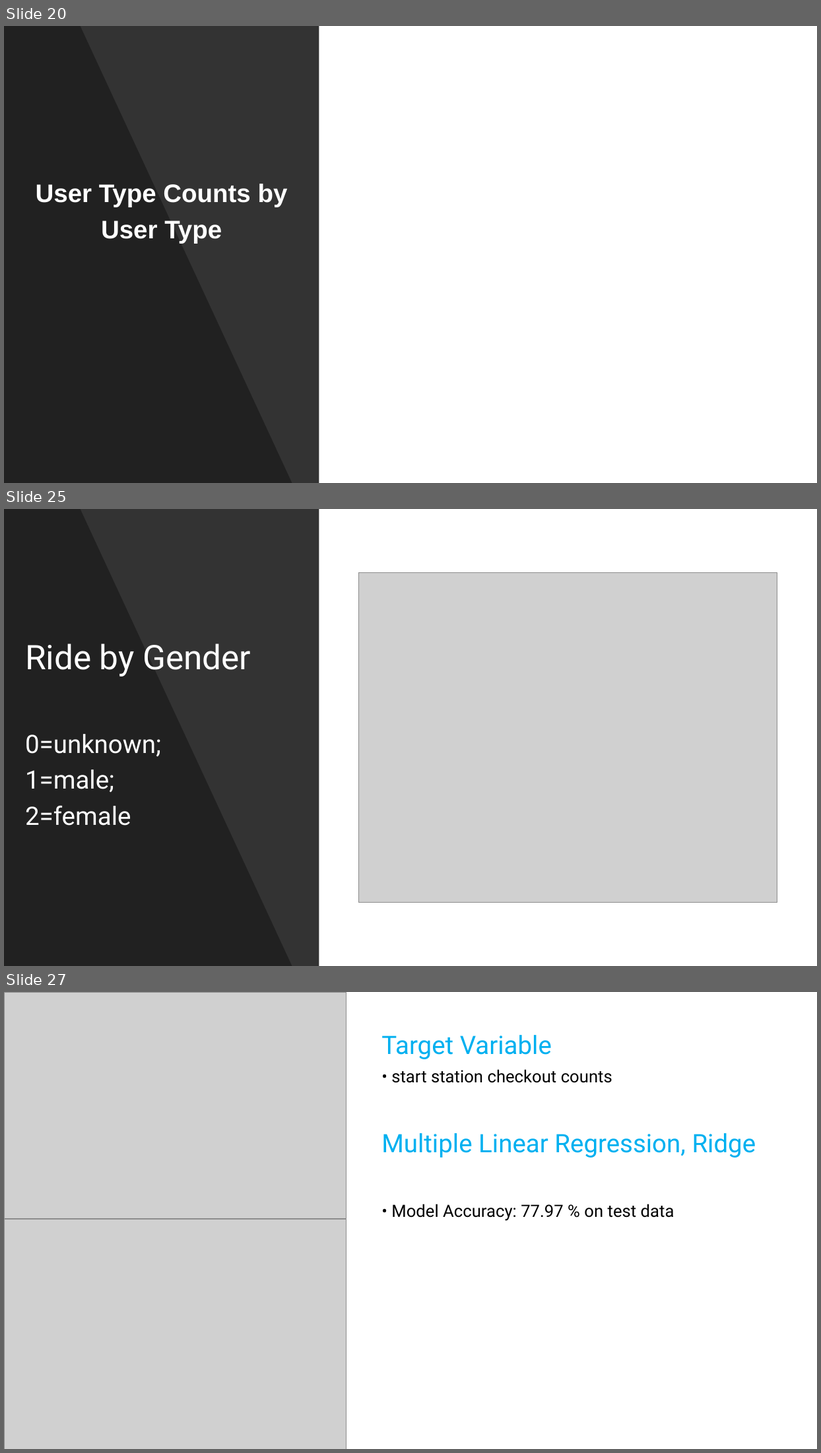
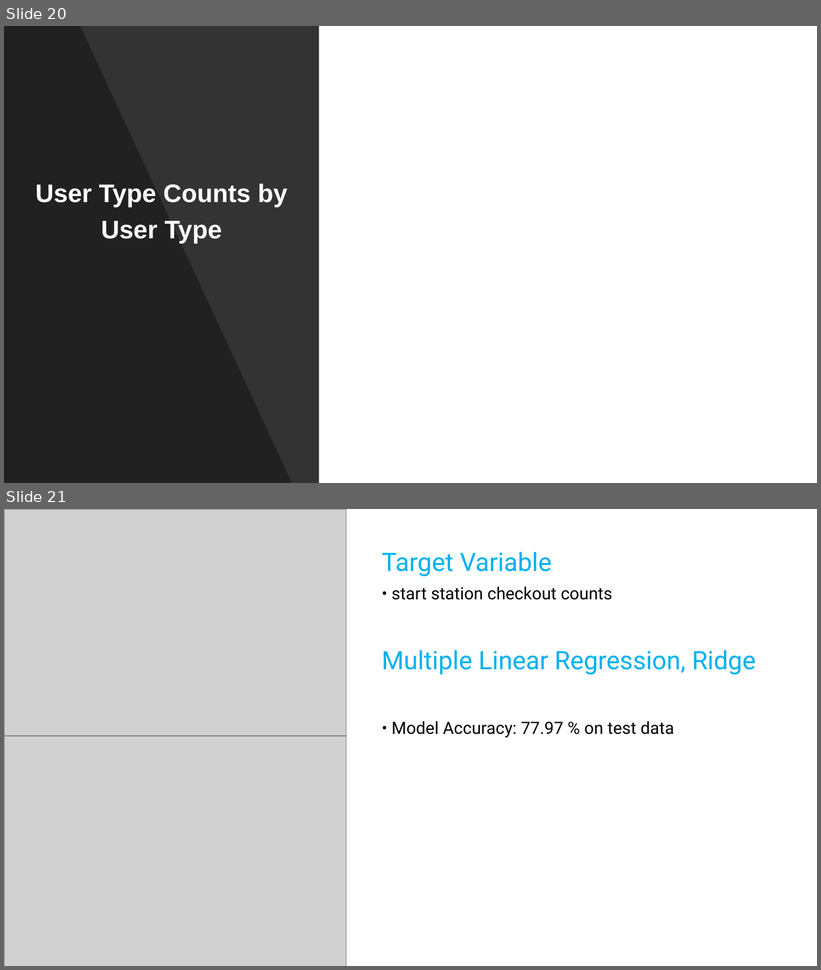
Before and after one commit to kkrlee/CitiBike-Capstone, a slide deck: Citi Bike.pptx. Shown one above the other, each under a label of ours: slides 20, 25 and 27 before the commit, slides 20 and 21 after it; the slides between them are not shown. The pictures are 821x1453 and 821x970 pixels, drawn with LibreOffice and Linux fonts; fonts in the diff are those of the drawing; grey boxes stand for pictures. Boxes give left, top, right and bottom in pixels: in the first picture for what was removed or moved away, otherwise in the second. Text is boxed around its words. In the diff, an @@ line names an element or a change of style, - is before the commit and + after.

```diff
--- a/Citi Bike.pptx
+++ b/Citi Bike.pptx
@@ slide 25 removed at [4, 509, 817, 966], background #FFFFFF @@
@@ rectangle removed at [4, 509, 319, 966] @@
@@ freeform shape removed at [4, 509, 292, 966] @@
@@ picture removed at [359, 572, 778, 903] @@
@@ subtitle removed at [25, 644, 251, 826] @@
-Ride by Gender
-0=unknown;
-1=male;
-2=female
@@ what was slide 27 is now slide 21 @@
```
Also in this commit, not shown: 5 slides changed, 3 slides added, 9 other slides removed, 1 other file.
